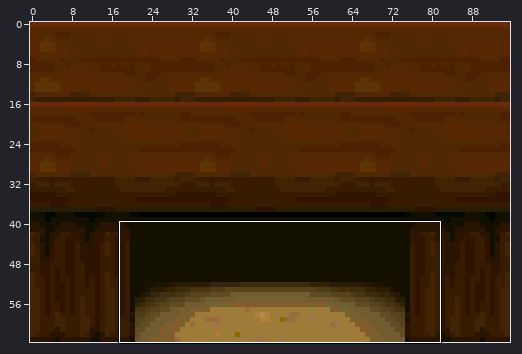
A sprite sheet gets an edit: enginefx/textures-32/pack008/pedestal_wooden.png. Above: a wide view before the commit, with the close-up outlined.
Close-up. The starting point:
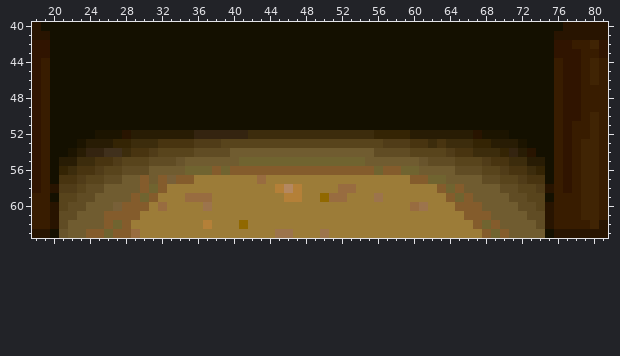
The file is 96x64 pixels. Colours within 5 levels of each other are drawn and written as one. Shown: x 18..81, y 40..63.
Now the later version:
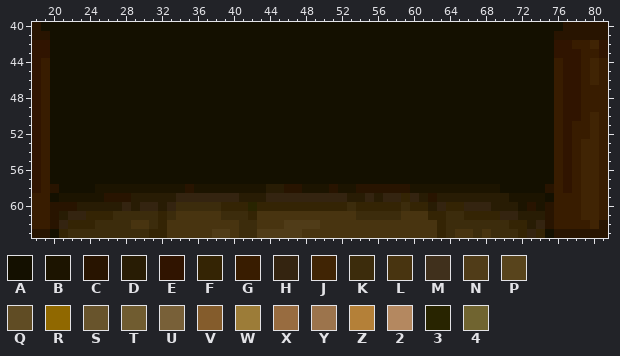
Palette (. is transparent): A #141000  B #1c1400  C #281400  D #281c04  E #301400  F #342404  G #381c00  H #342410  J #402404  K #3c2c0c  L #483410  M #40301c  N #503c18  P #58441c  Q #604c24  R #906800  S #68542c  T #705c30  U #786038  V #845c2c  W #9c7c38  X #986c40  Y #9c744c  Z #b48038  2 #b48860  3 #282400  4 #706430
Commit: Updated all pedestal_wooden All pedestal_wooden (underside of Guard Post) has the texture000 texture, these have been edited and corrected.
The exact change:
Changed rows in their new state; - is an unchanged pixel.
first column x 21:
52 ----AAAAAAAAAAAAAAAAAAAAAAAAAAAAAAAAAAAAAAAAAAAAAA----
53 --AAAAAAAAAAAAAAAAAAAAAAAAAAAAAAAAAAAAAAAAAAAAAAAAAA--
54 -AAAAAAAAAAAAAAAAAAAAAAAAAAAAAAAAAAAAAAAAAAAAAAAAAAAA-
55 AAAAAAAAAAAAAAAAAAAAAAAAAAAAAAAAAAAAAAAAAAAAAAAAAAAAAA
56 AAAAAAAAAAAAAAAAAAAAAAAAAAAAAAAAAAAAAAAAAAAAAAAAAAAAAA
57 AAAAAAAAAAAAAAAAAAAAAAAAAAAAAAAAAAAAAAAAAAAAAAAAAAAAAA
58 AAAABBBBBBBBBBCBBBBBBBBDDCCBBBCBBCCCCCCBBBBBBBBBBAAAAA
59 BBBBBCCCDDDDDHHHHHHHDDDHHHHHHHHHDDHDHHFHDCDDDDDDDDBBBB
60 CCDDDDDHDHHDHKKKKKFFF3FFFFFFFFFFKFFFFFKFFDHFFHHHDDDBCB
61 DHHFFFKKKKKFKLLLLLKKKFLLLLLLLLLLLKKKKKLLLFFKKFFFFHHDDD
62 HFFFKKKKLLKFLLLLLLLLKKLLLNNNNLLLLLLLLLLLLLFKKKKKKKFFDH
63 FKKKKKKKKKFFLLLLLNNLKKNNNNNLLLLLLLLLLLLLLLFKLLKLKKKFHF
